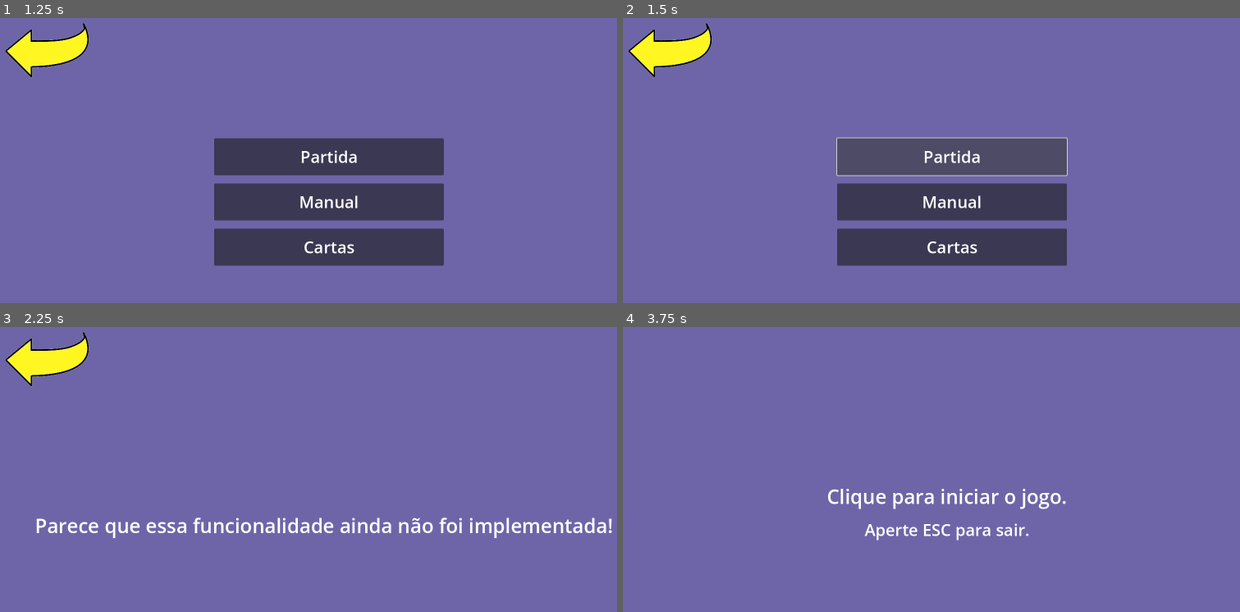
Above: before the commit, frames 1-4 (two rows, left to right).
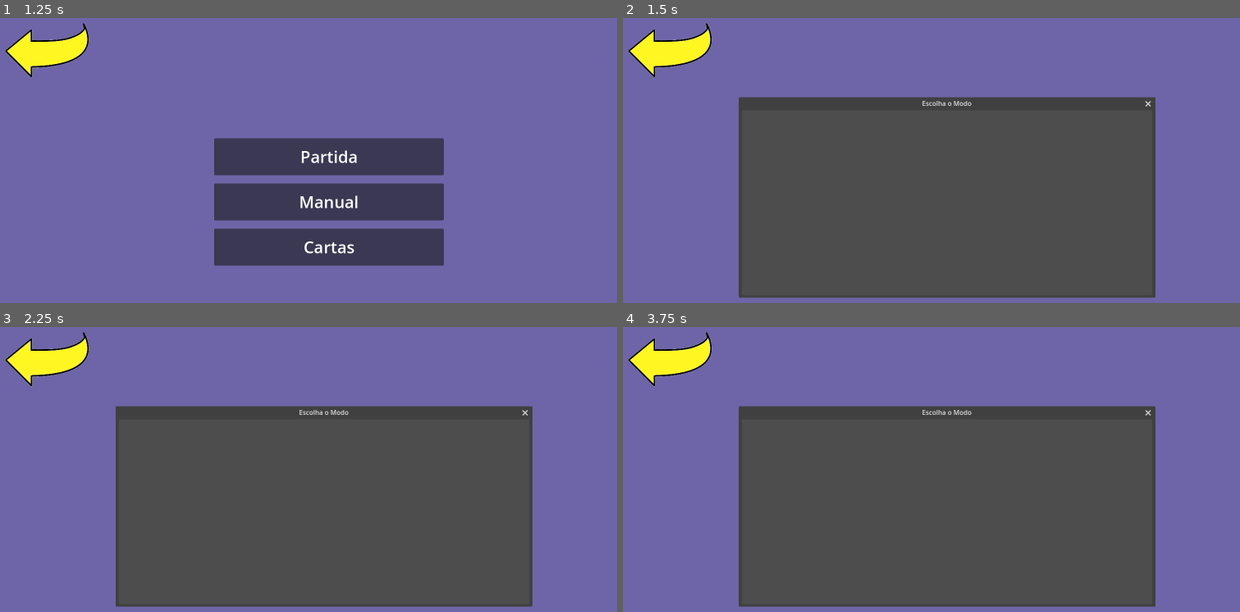
Above: after the commit, the same moments.

Repository: AceSkyes/projetotg_jogodetabuleiro
Game: Godot game, scene res://Cenas/MenuInicial.tscn
Two runs of this game, one before a commit and one after it. Both use one fixed random seed, a clock stepped at 60 frames per second and the inputs below.
Inputs (mouse positions are in pixels of both pictures, inside the frame that each line leads up to):
- Up to frame 1 (1.25 s): click (327, 203) at 0.5 s
- Up to frame 2 (1.5 s): click "Partida" at 1.25 s
- Up to frame 3 (2.25 s): click "Manual" at 2 s
- Up to frame 4 (3.75 s): click (666, 364) at 2.75 s; click (666, 364) at 3.5 s

Frame 1 is identical in both runs. In frame 2, 39% of the frame differs, in the area x 18-87%, y 27-99%; in frame 3, 48%; in frame 4, 49%, in the area x 0-87%, y 1-99%.

Commit message:
Ingame
Adição de posições e movimentação.

Diff:
--- a/Cenas/MenuManual.tscn
+++ b/Cenas/MenuManual.tscn
@@ -22,6 +22,7 @@
 color = Color(0.431373, 0.396078, 0.658824, 1)
 
 [node name="Button" type="Button" parent="."]
+layout_mode = 0
 offset_right = 808.0
 offset_bottom = 608.0
 scale = Vector2(0.3, 0.3)
--- a/Cenas/MenuPrincipal.tscn
+++ b/Cenas/MenuPrincipal.tscn
@@ -93,6 +93,19 @@
 icon = ExtResource("2_k36qo")
 flat = true
 
+[node name="Window" type="Window" parent="."]
+title = "Escolha o Modo"
+initial_position = 2
+size = Vector2i(1000, 450)
+visible = false
+transient = true
+exclusive = true
+unresizable = true
+popup_window = true
+mouse_passthrough = true
+
+[connection signal="pressed" from="VBoxContainer/Button" to="." method="_on_button_1_pressed"]
 [connection signal="pressed" from="VBoxContainer/Button2" to="." method="_on_button_2_pressed"]
 [connection signal="pressed" from="VBoxContainer/Button3" to="." method="_on_button_3_pressed"]
 [connection signal="pressed" from="Button" to="." method="_on_button_pressed"]
+[connection signal="close_requested" from="Window" to="." method="_on_window_close_requested"]
--- /dev/null
+++ b/Cenas/jogadorazul.tscn
@@ -0,0 +1,10 @@
+[gd_scene load_steps=3 format=3 uid="uid://hq0k2g6kbps4"]
+
+[ext_resource type="Script" path="res://Scripts/jogadorazul.gd" id="1_7uf1p"]
+[ext_resource type="Texture2D" uid="uid://dx8gc1wkdheqr" path="res://Recursos/Imagens/jogador1.png" id="1_rfmod"]
+
+[node name="Node2D" type="Node2D"]
+script = ExtResource("1_7uf1p")
+
+[node name="Jogadorazul" type="Sprite2D" parent="."]
+texture = ExtResource("1_rfmod")
--- /dev/null
+++ b/Cenas/partida.tscn
@@ -0,0 +1,99 @@
+[gd_scene load_steps=4 format=3 uid="uid://oxb4qxyo25t1"]
+
+[ext_resource type="Texture2D" uid="uid://ceyx0e8u2huwk" path="res://Recursos/Imagens/base_jogo-1.png" id="1_s5v0m"]
+[ext_resource type="Script" path="res://Scripts/partida.gd" id="1_x8d04"]
+[ext_resource type="PackedScene" uid="uid://hq0k2g6kbps4" path="res://Cenas/jogadorazul.tscn" id="2_g3eys"]
+
+[node name="Partida" type="Node2D" node_paths=PackedStringArray("campos")]
+script = ExtResource("1_x8d04")
+campos = [NodePath("BaseAzul"), NodePath("c1"), NodePath("c2"), NodePath("c3"), NodePath("c4"), NodePath("c5"), NodePath("c6"), NodePath("c7"), NodePath("c8"), NodePath("c9"), NodePath("c10"), NodePath("c11"), NodePath("c12"), NodePath("c13"), NodePath("c14"), NodePath("c15"), NodePath("c16"), NodePath("c17"), NodePath("c18"), NodePath("c19"), NodePath("c20"), NodePath("c21"), NodePath("c22"), NodePath("c23"), NodePath("BaseVermelha")]
+
+[node name="ColorRect" type="ColorRect" parent="."]
+offset_right = 1600.0
+offset_bottom = 900.0
+color = Color(0.431373, 0.396078, 0.658824, 1)
+metadata/_edit_lock_ = true
+
+[node name="Mapa" type="Sprite2D" parent="."]
+position = Vector2(800, 450)
+scale = Vector2(1.25, 1.25)
+texture = ExtResource("1_s5v0m")
+
+[node name="Node2D" parent="." instance=ExtResource("2_g3eys")]
+position = Vector2(571, 586)
+scale = Vector2(0.5, 0.5)
+
+[node name="BaseAzul" type="Marker2D" parent="."]
+position = Vector2(490, 638)
+
+[node name="c1" type="Marker2D" parent="."]
+position = Vector2(693, 737)
+
+[node name="c2" type="Marker2D" parent="."]
+position = Vector2(826, 737)
+
+[node name="c3" type="Marker2D" parent="."]
+position = Vector2(970, 739)
+
+[node name="c4" type="Marker2D" parent="."]
+position = Vector2(1123, 739)
+
+[node name="c5" type="Marker2D" parent="."]
+position = Vector2(1263, 739)
+
+[node name="c6" type="Marker2D" parent="."]
+position = Vector2(1394, 660)
+
+[node name="c7" type="Marker2D" parent="."]
+position = Vector2(1265, 588)
+
+[node name="c8" type="Marker2D" parent="."]
+position = Vector2(1125, 590)
+
+[node name="c9" type="Marker2D" parent="."]
+position = Vector2(984, 593)
+
+[node name="c10" type="Marker2D" parent="."]
+position = Vector2(840, 596)
+
+[node name="c11" type="Marker2D" parent="."]
+position = Vector2(703, 592)
+
+[node name="c12" type="Marker2D" parent="."]
+position = Vector2(795, 446)
+
+[node name="c13" type="Marker2D" parent="."]
+position = Vector2(906, 295)
+
+[node name="c14" type="Marker2D" parent="."]
+position = Vector2(763, 293)
+
+[node name="c15" type="Marker2D" parent="."]
+position = Vector2(626, 293)
+
+[node name="c16" type="Marker2D" parent="."]
+position = Vector2(494, 293)
+
+[node name="c17" type="Marker2D" parent="."]
+position = Vector2(351, 296)
+
+[node name="c18" type="Marker2D" parent="."]
+position = Vector2(221, 226)
+
+[node name="c19" type="Marker2D" parent="."]
+position = Vector2(361, 150)
+
+[node name="c20" type="Marker2D" parent="."]
+position = Vector2(496, 148)
+
+[node name="c21" type="Marker2D" parent="."]
+position = Vector2(630, 144)
+
+[node name="c22" type="Marker2D" parent="."]
+position = Vector2(764, 148)
+
+[node name="c23" type="Marker2D" parent="."]
+position = Vector2(889, 148)
+
+[node name="BaseVermelha" type="Marker2D" parent="."]
+position = Vector2(1108, 226)
--- /dev/null
+++ b/Scripts/jogadorazul.gd
@@ -0,0 +1 @@
+extends Node2D
--- a/Scripts/menu_principal.gd
+++ b/Scripts/menu_principal.gd
@@ -1,5 +1,6 @@
 extends Control
 
+@onready var escolhamodo : Window = $Window
 
 # Called when the node enters the scene tree for the first time.
 func _ready() -> void:
@@ -14,6 +15,11 @@
 	pass
 
 
+func _on_button_1_pressed() -> void:
+	escolhamodo.show()
+	pass # Replace with function body.
+
+
 func _on_button_2_pressed() -> void:
 	get_tree().change_scene_to_file("res://Cenas/MenuManual.tscn")
 	pass # Replace with function body.
@@ -22,3 +28,8 @@
 func _on_button_3_pressed() -> void:
 	get_tree().change_scene_to_file("res://Cenas/MenuCartas.tscn")
 	pass # Replace with function body.
+
+
+func _on_window_close_requested() -> void:
+	escolhamodo.hide()
+	pass # Replace with function body.
--- /dev/null
+++ b/Scripts/partida.gd
@@ -0,0 +1,19 @@
+extends Node2D
+
+@onready var j1 : Node2D = $Node2D
+@onready var c1 : Marker2D = $c1
+@export var campos : Array[Node]
+
+var movp1 : int = 0
+var mover = create_tween()
+
+func _ready() -> void:
+	mover.tween_property(j1, "position", campos[movp1].position, 0.5)
+	movp1 = movp1 + 1
+	pass
+
+func _process(delta: float) -> void:
+	while movp1 < 25:
+		mover.tween_property(j1, "position", campos[movp1].position, 0.5)
+		movp1 = movp1 + 1
+	pass
--- a/project.godot
+++ b/project.godot
@@ -20,6 +20,7 @@
 window/size/viewport_width=1600
 window/size/viewport_height=900
 window/size/mode=3
+window/subwindows/embed_subwindows=false
 
 [dotnet]
 
Binary file added: Recursos/Imagens/base_jogo-1.png
Not shown, added: Recursos/Imagens/base_jogo-1.png.import
Binary file added: Recursos/Imagens/jogador1.png
Not shown, added: Recursos/Imagens/jogador1.png.import
Binary file added: Recursos/Imagens/jogador2.png
Not shown, added: Recursos/Imagens/jogador2.png.import
